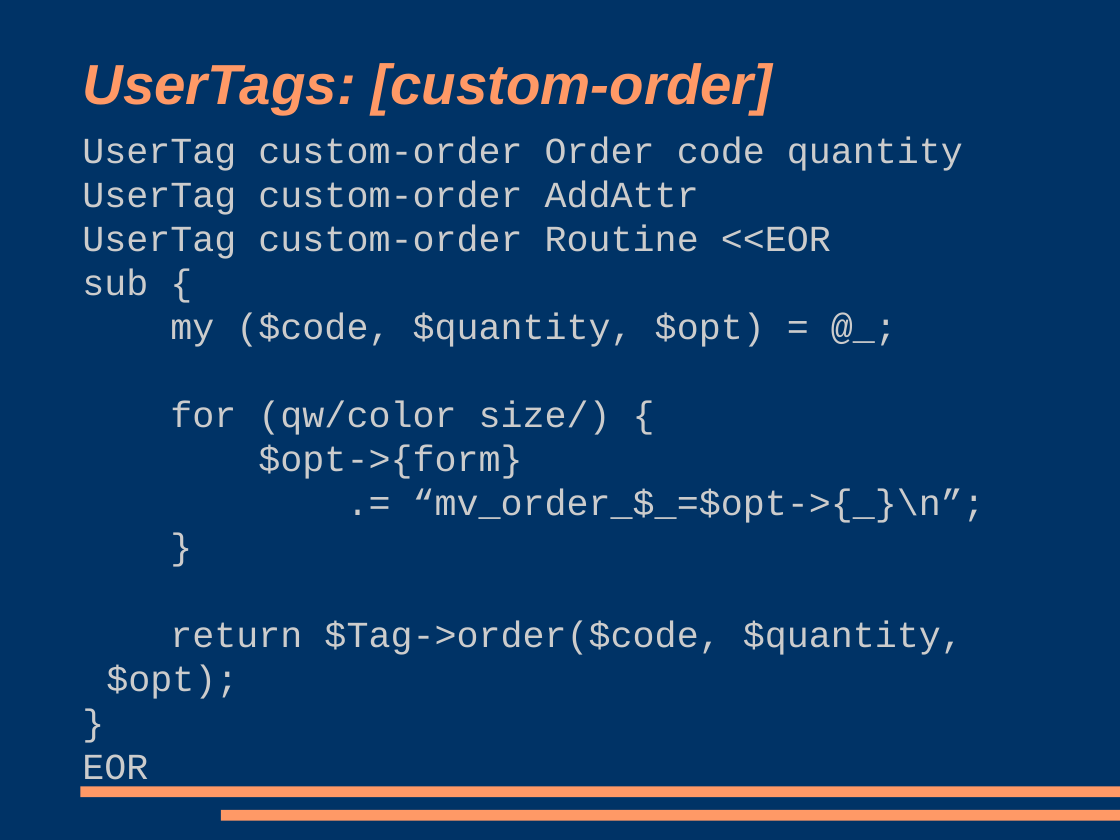
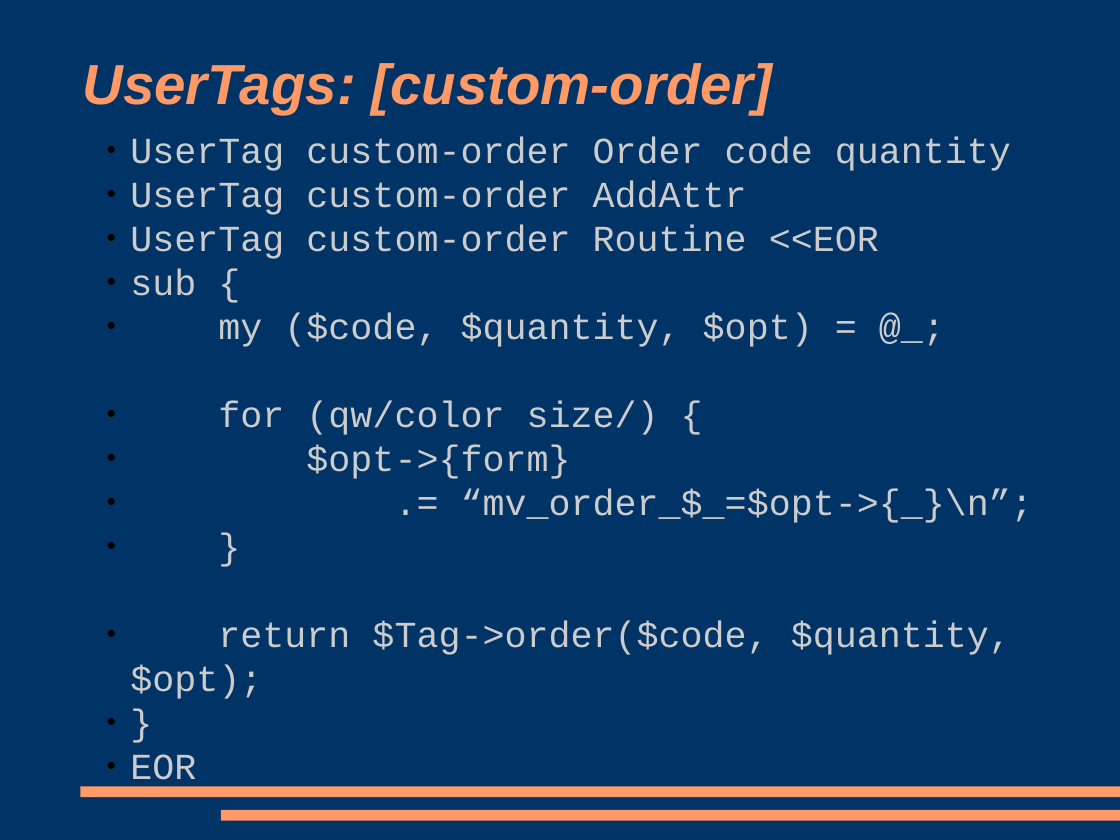
Before and after one commit to racke/Presentations, a slide deck: slide 12 of yapc2008/interchange.odp (slide 9 before the commit). Drawn at 1120x840 pixels with LibreOffice and Linux fonts; fonts in the diff are those of the drawing. Boxes give left, top, right and bottom in pixels: in the first picture for what was removed or moved away, otherwise in the second. Text is boxed around its words. In the diff, an @@ line names an element or a change of style, - is before the commit and + after.

```diff
--- a/yapc2008/interchange.odp
+++ b/yapc2008/interchange.odp
@@ subtitle "UserTag custom-order Order code quantity": place and size @@
-subtitle "UserTag custom-order Order code quantity" at [82, 137, 985, 790]
+subtitle "UserTag custom-order Order code quantity" at [130, 137, 1033, 790]
@@ subtitle "UserTag custom-order Order code quantity" at [130, 137, 1033, 790]: bullet none to ●; list level 1 to 2 in "UserTag custom-order Order code quantity"; list level 1 to 2 in "UserTag custom-order AddAttr"; list level 1 to 2 in "UserTag custom-order Routine <<EOR"; list level 1 to 2 in "sub {"; list level 1 to 2 in "my ($code, $quantity, $opt) = ..."; list level 1 to 2 in "for (qw/color size/) {"; list level 1 to 2 in "$opt->{form}"; list level 1 to 2 in ".= “mv_order_$_=$opt->{_}\n”;"; list level 1 to 2 in "}"; list level 1 to 2 in "return $Tag->order($code, $quantity, $opt);"; list level 1 to 2 in "EOR" @@
```
Also in this commit, not shown: 9 other slides changed, 11 slides added.
